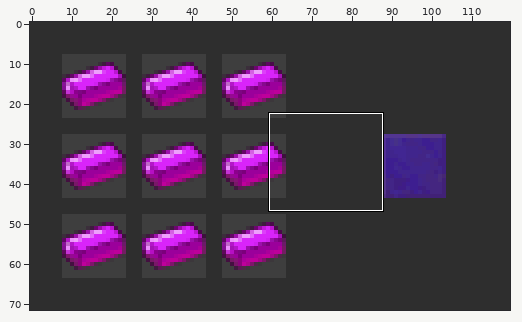
One commit to this sprite sheet: static/craft/craft_opalite_block.png. Above, an overview of the earlier version with the close-up marked.
Close-up. Before the edit:
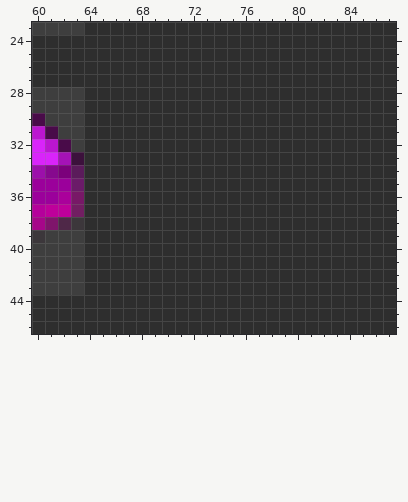
The file is 120x72 pixels. Colours within 5 levels of each other are drawn and written as one. Shown: x 60..87, y 23..46.
The same view after the edit:
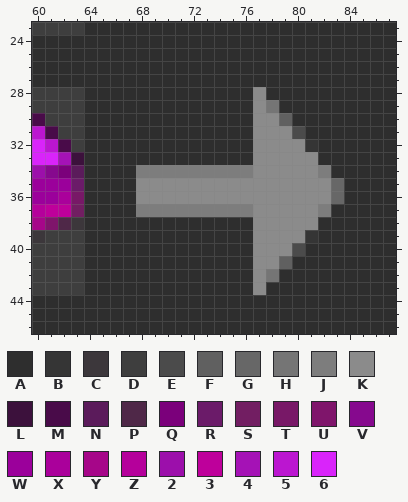
Palette (. is transparent): A #2e2e2e  B #353535  C #3c373b  D #3e3e3e  E #4b4b4b  F #606060  G #676767  H #757575  J #7d7d7d  K #8b8b8b  L #3c113c  M #490b49  N #5b1b5b  P #4f2848  Q #7b007b  R #6b1b69  S #721e62  T #781867  U #7f156b  V #86098e  W #9b009b  X #aa009b  Y #a60689  Z #b5009b  2 #9c0fab  3 #be009b  4 #a512b6  5 #bb16d0  6 #d924fa
Commit: Ajout des craft customs
From old to new:
{"y":28,"x":77,"old":"A","new":"K"}
{"y":29,"x":77,"old":"AA","new":"KH"}
{"y":30,"x":77,"old":"AAA","new":"KKF"}
{"y":31,"x":77,"old":"AAAA","new":"KKKE"}
{"y":32,"x":77,"old":"AAAAA","new":"KKKKB"}
{"y":33,"x":77,"old":"AAAAA","new":"KKKKK"}
{"y":34,"x":68,"old":"AAAAAAAAAAAAAAA","new":"JJJJJJJJJKKKKKJ"}
{"y":35,"x":68,"old":"AAAAAAAAAAAAAAAA","new":"KKKKKKKKKKKKKKKG"}
{"y":36,"x":68,"old":"AAAAAAAAAAAAAAAA","new":"KKKKKKKKKKKKKKKG"}
{"y":37,"x":68,"old":"AAAAAAAAAAAAAAA","new":"JJJJJJJJJKKKKKJ"}
{"y":38,"x":77,"old":"AAAAA","new":"KKKKK"}
{"y":39,"x":77,"old":"AAAAA","new":"KKKKB"}
{"y":40,"x":77,"old":"AAAA","new":"KKKE"}
{"y":41,"x":77,"old":"AAA","new":"KKF"}
{"y":42,"x":77,"old":"AA","new":"KH"}
{"y":43,"x":77,"old":"A","new":"K"}
{"label":"changed","picture_box":[136,87,344,295]}
